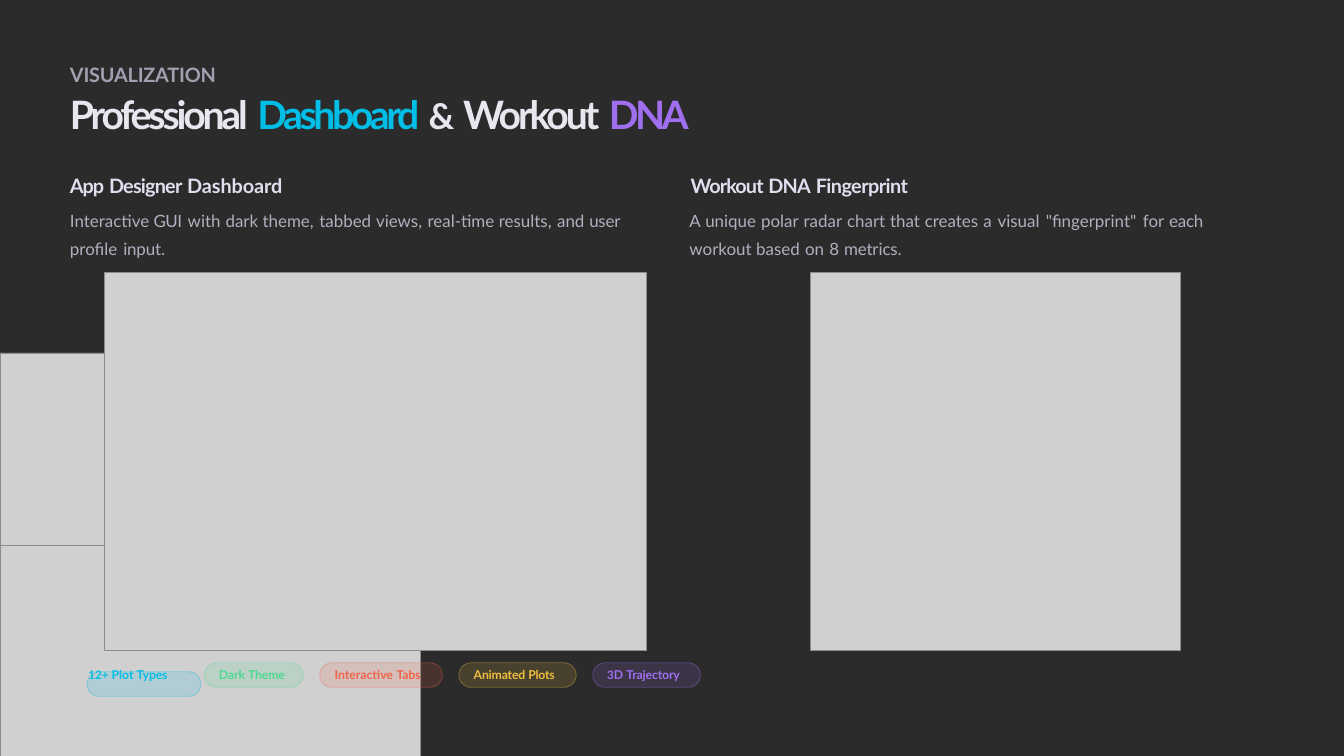
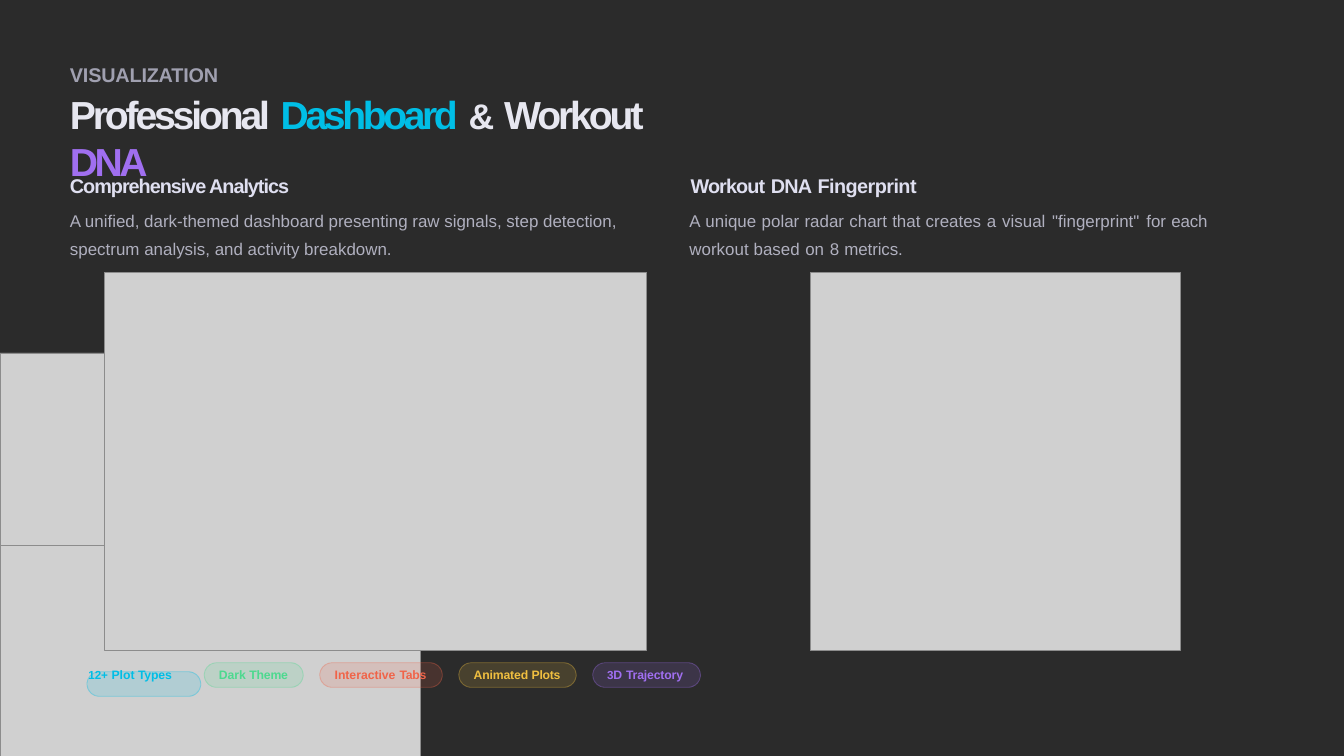
Before and after one commit to abduelmorsi/nighquest-fitsense-ai, a slide deck: slide 7 of presentation.pptx. Drawn at 1344x756 pixels with LibreOffice and Linux fonts; fonts in the diff are those of the drawing; grey boxes stand for pictures; background and template pictures are left out; a plain dark background stands for a picture behind light text. Boxes give left, top, right and bottom in pixels: in the first picture for what was removed or moved away, otherwise in the second. Text is boxed around its words. In the diff, an @@ line names an element or a change of style, - is before the commit and + after.

Commit message:
docs: update dashboard description to highlight analytics features in presentation.html

```diff
--- a/presentation.pptx
+++ b/presentation.pptx
@@ text at [70, 178, 917, 197]: text changed; font Lato to Arial @@
-App Designer Dashboard Workout DNA Fingerprint
+Comprehensive Analytics Workout DNA Fingerprint
@@ text at [70, 215, 616, 259]: text changed; font Lato to Arial @@
-Interactive GUI with dark theme, tabbed views, real-time results, and user profile input.
+A unified, dark-themed dashboard presenting raw signals, step detection, spectrum analysis, and activity breakdown.
@@ font Lato to Arial in 7 elements at [70, 68, 643, 184], [689, 215, 1207, 255], [88, 669, 172, 682], [219, 670, 288, 679], [335, 669, 427, 682], [474, 670, 561, 679], [607, 670, 683, 682] @@
```
Also in this commit, not shown: 7 other slides changed, 1 other file.
